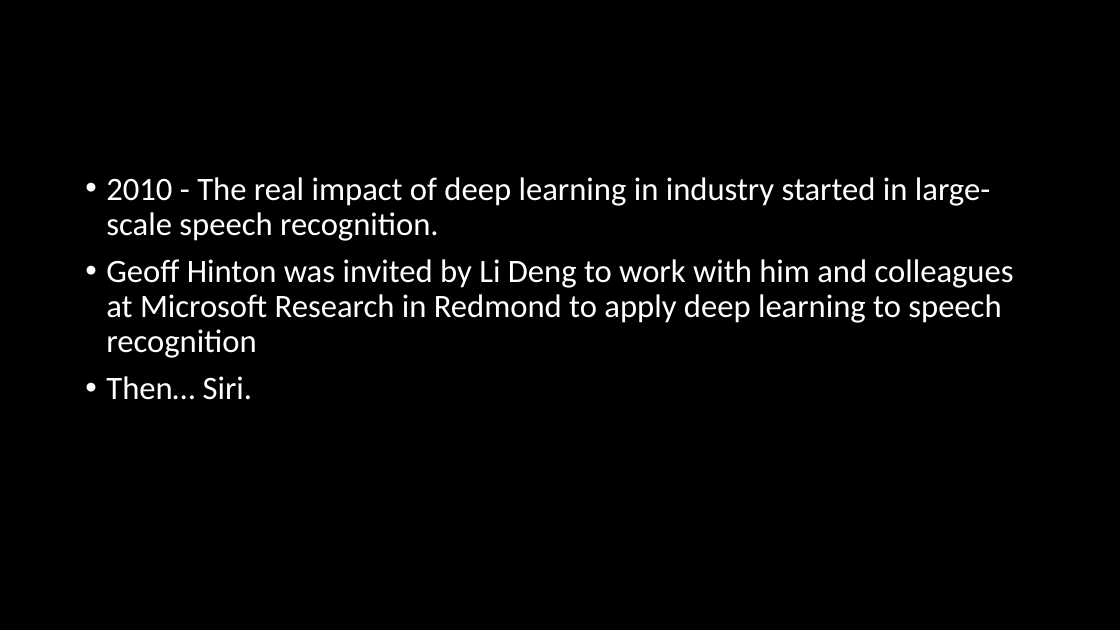
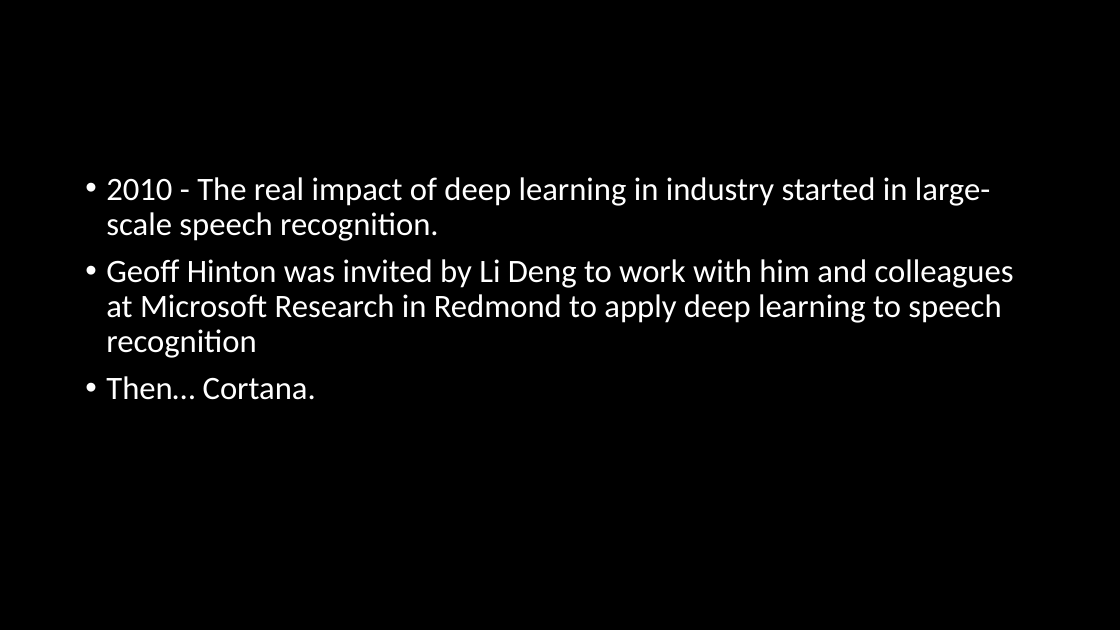
Before and after one commit to bsk/DDDNorth2015, a slide deck: slide 33 of DeepDiveIntoDeepLearning.pptx. Drawn at 1120x630 pixels with LibreOffice and Linux fonts; fonts in the diff are those of the drawing. Boxes give left, top, right and bottom in pixels: in the first picture for what was removed or moved away, otherwise in the second. Text is boxed around its words. In the diff, an @@ line names an element or a change of style, - is before the commit and + after.

Commit message:
Changed Siri to Cortana... Ooops

```diff
--- a/DeepDiveIntoDeepLearning.pptx
+++ b/DeepDiveIntoDeepLearning.pptx
@@ text at <box>106,376,316,400</box>: text changed @@
-• Then… Siri.
+• Then… Cortana.
```
Also in this commit, not shown: 1 other slide changed.
